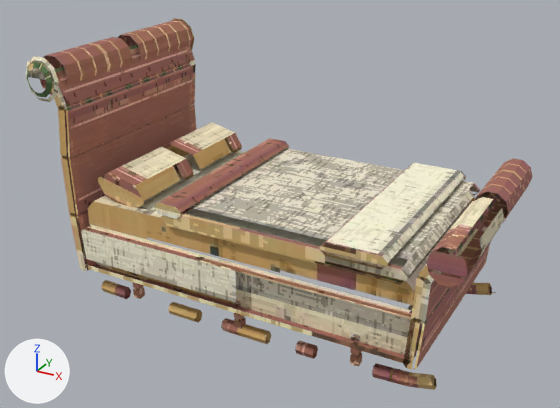
The glTF model public/models/items/sleigh_bed.glb, before and after one commit.
Both versions are drawn from a 50 mm camera at (2.11, -3.89, 2.56) aimed at (0.0, -0.06, 0.64). Arrows for +X, +Y and +Z are at lower left; the lights stay in place. The older version comes first. Where no turn or scale is listed for an object, it has been applied to the vertices. Vertices at exactly the same position are counted once.

The older version as bpy lines, for what is in view:
```python
me_static = bpy.data.meshes.new('static')
me_static.from_pydata(...)  # 790 vertices, 1408 faces; spans x -1.37..1.35, y -0.74..0.74, z -0.01..1.55
me_static.materials.append(mat_solid)
ob_static = bpy.data.objects.new('static', me_static)
ob_static.location = (0.0, 0.0, 0.0)
```
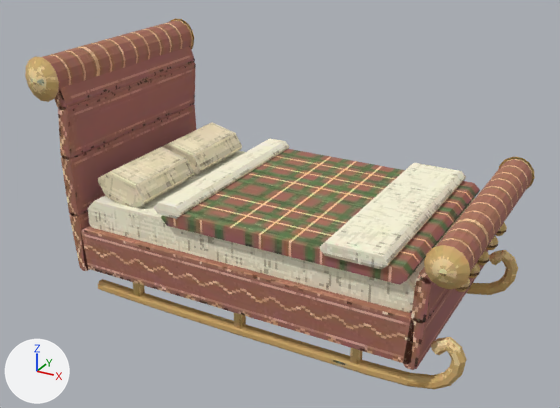
Where the change shows, as pixel boxes (x1, y1, x2, y2) in the pictures (560 x 408 px; the box of a moved part takes in the faces that stretch with it):
```json
{"object": "static", "change": "reshaped", "before": [25, 18, 532, 390], "after": [25, 18, 535, 389]}
{"part": 1, "of": "me_static", "change": "moved or reshaped", "before": [101, 158, 532, 390], "after": [98, 157, 535, 389]}
{"part": 2, "of": "me_static", "change": "moved or reshaped", "before": [25, 18, 194, 102], "after": [25, 18, 194, 102]}
{"part": 3, "of": "me_static", "change": "surface changed", "before": [26, 20, 532, 390], "after": [26, 20, 534, 378]}
```

Scene script edits in JSON lines:
```json
{"block": "me_static", "where": "# used by ob_static; location = (0.0, 0.0, 0.0)"}
{"op": "remove", "block": "me_static", "code": "me_static.from_pydata(...)  # 790 vertices, 1408 faces; spans x -1.37..1.35, y -0.74..0.74, z -0.01..1.55"}
{"op": "add", "block": "me_static", "code": "me_static.from_pydata(...)  # 1028 vertices, 1868 faces; spans x -1.37..1.35, y -0.74..0.74, z -0.01..1.55"}
{"block": "me_static", "change": "me_static part 1: 32 vertices moved from x 1.15..1.33, y -0.72..0.72, z 0.6..0.93 to x 1.14..1.34, y -0.72..0.72, z 0.6..0.91; 210 vertices removed from x -1.06..1.31, y -0.72..0.72, z 0.02..0.93; 412 vertices added at x -1.06..1.33, y -0.74..0.74, z 0.01..0.93"}
{"block": "me_static", "change": "me_static part 2: 36 vertices moved from x -1.34..-1.13, y -0.72..0.74, z 1.28..1.55 to x -1.36..-1.12, y -0.72..0.74, z 1.28..1.55; 23 vertices removed from x -1.33..-1.13, y -0.74..0.74, z 1.28..1.55; 59 vertices added at x -1.34..-1.12, y -0.74..0.74, z 1.28..1.55"}
{"block": "me_static", "change": "me_static part 3: 694 kept faces spanning x -1.37..1.35, y -0.74..0.74, z -0.01..1.55 get new texture (UV) coordinates"}
```
